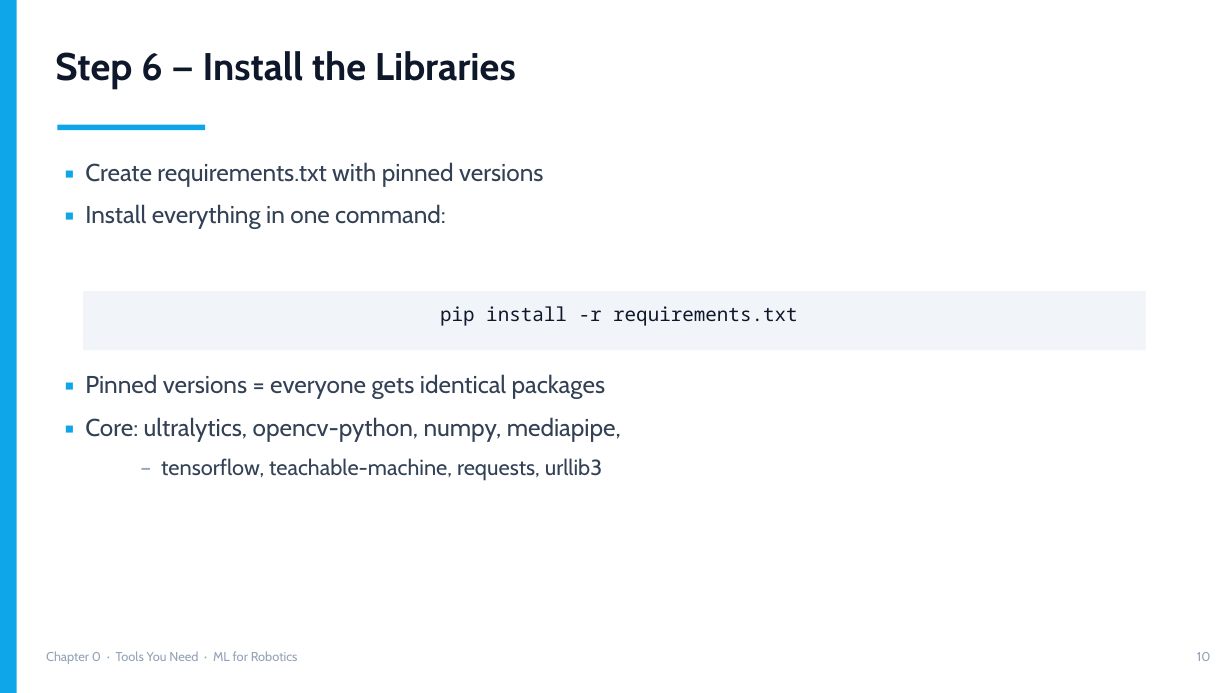
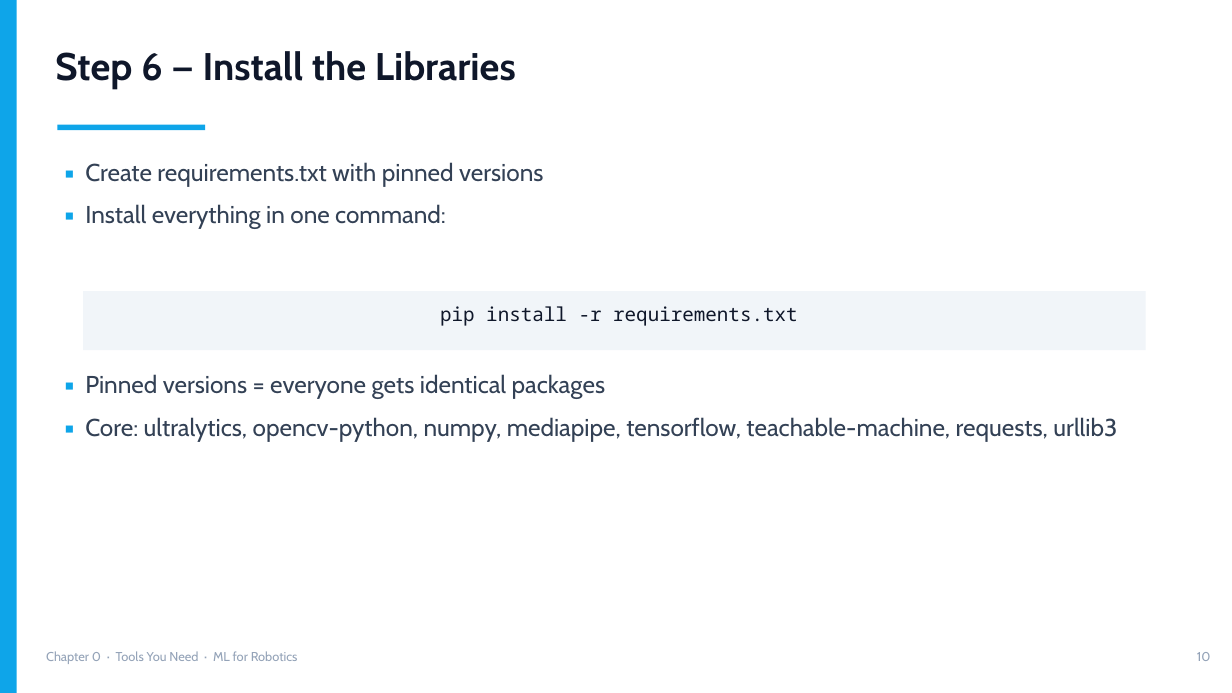
Before and after one commit to neel429/ml-for-robotics-, a slide deck: slide 10 of Ch0_Tools_You_Need.pptx. Drawn at 1232x693 pixels with LibreOffice and Linux fonts; fonts in the diff are those of the drawing. Boxes give left, top, right and bottom in pixels: in the first picture for what was removed or moved away, otherwise in the second. Text is boxed around its words. In the diff, an @@ line names an element or a change of style, - is before the commit and + after.

```diff
--- a/Ch0_Tools_You_Need.pptx
+++ b/Ch0_Tools_You_Need.pptx
@@ text at bbox=[85, 417, 1117, 442]: text changed @@
-▪ Core: ultralytics, opencv-python, numpy, mediapipe,
-  – tensorflow, teachable-machine, requests, urllib3
+▪ Core: ultralytics, opencv-python, numpy, mediapipe, tensorflow, teachable-machine, requests, urllib3
```
Also in this commit, not shown: 7 other slides changed, 4 other files.
